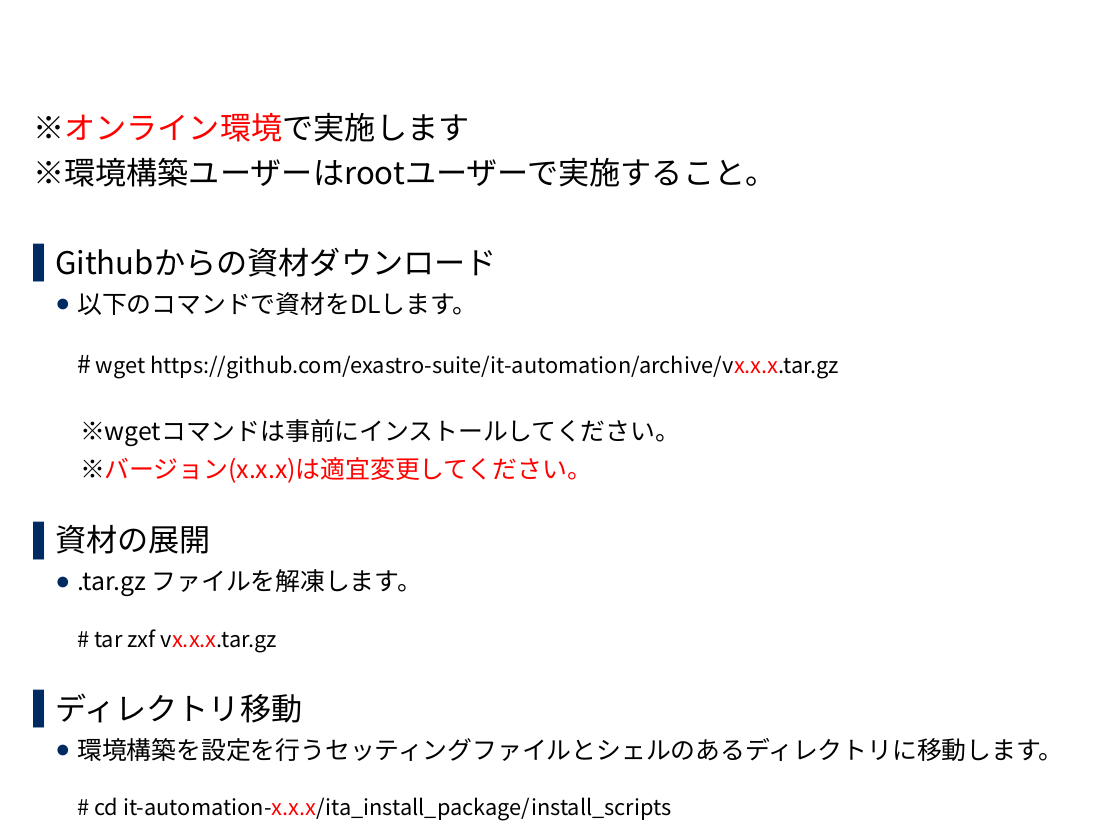
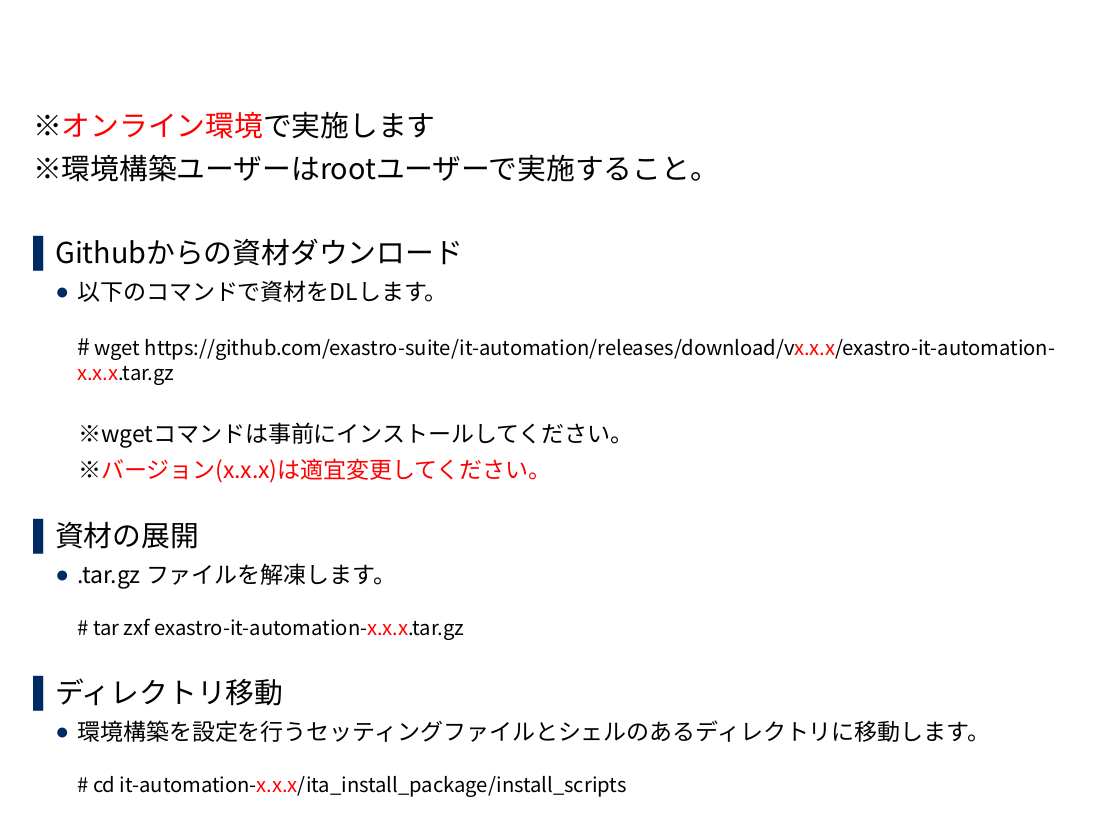
Before and after one commit to exastro-suite/it-automation-docs, a slide deck: slide 14 of asset/Learn_ja/ITA-offline-install_ja.pptx. Drawn at 1120x840 pixels with LibreOffice and Linux fonts; fonts in the diff are those of the drawing; background and template pictures are left out. Boxes give left, top, right and bottom in pixels: in the first picture for what was removed or moved away, otherwise in the second. Text is boxed around its words. In the diff, an @@ line names an element or a change of style, - is before the commit and + after.

Commit message:
インストール資材の取得方法の変更の反映

```diff
--- a/asset/Learn_ja/ITA-offline-install_ja.pptx
+++ b/asset/Learn_ja/ITA-offline-install_ja.pptx
@@ text at bbox=[33, 111, 990, 797]: size 20 to 18.5 pt in "※オンライン環境で実施します", "※環境構築ユーザーはrootユーザーで実施すること。", "Githubからの資材ダウンロード", "資材の展開" and 1 more places; size 16 to 14.8 pt in "※wgetコマンドは事前にインストールしてください。", "※バージョン(x.x.x)は適宜変更してください。", "環境構築を設定を行うセッティングファイルとシェルのあるディレクトリに移動します。"; size 14 to 12.9 pt in "# cd it-automation-x.x.x/ita_install_package/install_scripts" @@
@@ text at bbox=[77, 280, 1055, 385]: text changed; size 14 to 12.9 pt @@
-  ● 以下のコマンドで資材をDLします。
-    # wget https://github.com/exastro-suite/it-automation/archive/vx.x.x.tar.gz
+  ● 以下のコマンドで資材をDLします。
+    # wget https://github.com/exastro-suite/it-automation/releases/download/vx.x.x/exastro-it-automation-x.x.x.tar.gz
@@ text at bbox=[77, 563, 464, 640]: text changed; size 14 to 12.9 pt @@
-  ● .tar.gz ファイルを解凍します。
-    # tar zxf vx.x.x.tar.gz
+  ● .tar.gz ファイルを解凍します。
+    # tar zxf exastro-it-automation-x.x.x.tar.gz
```
Also in this commit, not shown: 11 other files.
